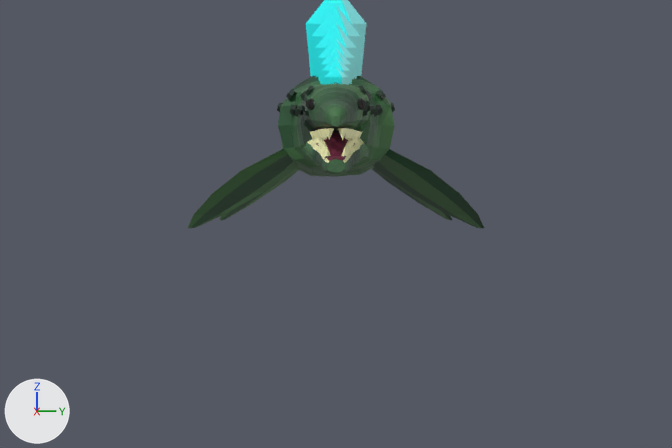
An edit to the Blender file MEGA BITE/Art/Mosasaurus_T6/export/Mosasaurus_T6_rigged.blend, drawn before and after from the same camera.
One viewpoint serves both versions: the file's camera 'M6cam'. The axes (+X, +Y, +Z) are drawn at lower left. The lights are the same throughout. The older version comes first.

Objects in the first picture: 'Mosasaurus_T6', 'Mosasaurus_T6_Crystals' and 1 more.
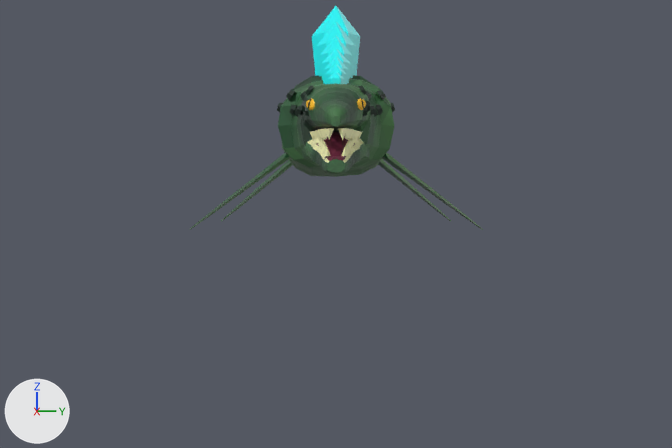
Changed parts and their boxes (x1, y1, x2, y2) in the pictures (672 x 448 px; the box of a moved part takes in the faces that stretch with it):
```json
{"object": "Mosasaurus_T6", "change": "reshaped", "before": [188, 76, 484, 228], "after": [189, 75, 483, 230]}
{"object": "Mosasaurus_T6_Crystals", "change": "reshaped", "before": [306, 0, 366, 85], "after": [312, 6, 360, 84]}
{"part": 1, "of": "me_mosasaurus_t6", "change": "moved or reshaped", "before": [372, 168, 452, 220], "after": [378, 159, 451, 221]}
{"part": 2, "of": "me_mosasaurus_t6", "change": "moved or reshaped", "before": [220, 169, 299, 220], "after": [221, 160, 292, 221]}
{"part": 3, "of": "me_mosasaurus_t6", "change": "moved or reshaped", "before": [373, 149, 484, 228], "after": [382, 153, 483, 230]}
{"part": 4, "of": "me_mosasaurus_t6", "change": "moved or reshaped", "before": [188, 149, 298, 228], "after": [189, 152, 290, 230]}
```

Edits to the scene script, one JSON object a line:
```json
{"block": "me_mosasaurus_t6", "where": "# used by ob_mosasaurus_t6; location = (0.0, 0.0, 0.0)"}
{"op": "remove", "block": "me_mosasaurus_t6", "code": "me_mosasaurus_t6.from_pydata(...)  # 3062 vertices, 4812 faces; spans x -6.4..0.0, y -1.52..1.52, z -1.13..0.46"}
{"op": "add", "block": "me_mosasaurus_t6", "code": "me_mosasaurus_t6.from_pydata(...)  # 3062 vertices, 4812 faces; spans x -6.4..0.0, y -1.51..1.51, z -1.15..0.46"}
{"block": "me_mosasaurus_t6", "change": "me_mosasaurus_t6 part 1: the loose piece of 30 vertices spanning x -5.44..-4.31, y 0.14..1.2, z -1.05..-0.26 is multiplied about its middle by the matrix ((0.958, 0.153, 0.238), (-0.208, 0.951, 0.225), (-0.192, -0.266, 0.944)), then moved by (-0.01, 0.0, 0.01)"}
{"block": "me_mosasaurus_t6", "change": "me_mosasaurus_t6 part 2: the loose piece of 30 vertices spanning x -5.44..-4.31, y -1.2..-0.14, z -1.05..-0.26 is multiplied about its middle by the matrix ((0.958, -0.153, 0.238), (0.208, 0.951, -0.225), (-0.192, 0.266, 0.944)), then moved by (-0.01, 0.0, 0.01)"}
{"block": "me_mosasaurus_t6", "change": "me_mosasaurus_t6 part 3: the loose piece of 30 vertices spanning x -3.38..-2.25, y 0.26..1.52, z -1.13..-0.29 is multiplied about its middle by the matrix ((0.924, 0.18, 0.332), (-0.267, 0.931, 0.239), (-0.266, -0.31, 0.91)), then moved by (-0.01, 0.0, 0.01)"}
{"block": "me_mosasaurus_t6", "change": "me_mosasaurus_t6 part 4: the loose piece of 30 vertices spanning x -3.38..-2.25, y -1.52..-0.26, z -1.13..-0.29 is multiplied about its middle by the matrix ((0.924, -0.18, 0.332), (0.267, 0.931, -0.239), (-0.266, 0.31, 0.91)), then moved by (-0.01, 0.0, 0.01)"}
{"block": "me_mosasaurus_t6_crystals", "where": "# used by ob_mosasaurus_t6_crystals; location = (0.0, 0.0, 0.0)"}
{"op": "remove", "block": "me_mosasaurus_t6_crystals", "code": "me_mosasaurus_t6_crystals.from_pydata(...)  # 924 vertices, 1188 faces; spans x -6.17..-1.31, y -0.31..0.31, z 0.05..1.37"}
{"op": "add", "block": "me_mosasaurus_t6_crystals", "code": "me_mosasaurus_t6_crystals.from_pydata(...)  # 308 vertices, 396 faces; spans x -6.14..-1.4, y -0.25..0.25, z 0.05..1.16"}
{"block": "me_mosasaurus_t6_crystals", "change": "me_mosasaurus_t6_crystals part 5: 1 vertex moved within x -4.24, y 0.0, z 0.67; 459 vertices removed from x -6.14..-1.37, y -0.31..0.31, z 0.06..1.37; 277 vertices added at x -6.14..-1.4, y -0.25..0.25, z 0.05..1.16"}
{"block": "me_mosasaurus_t6_crystals", "change": "other edits to the shape of me_mosasaurus_t6_crystals do not show in these pictures"}
```
